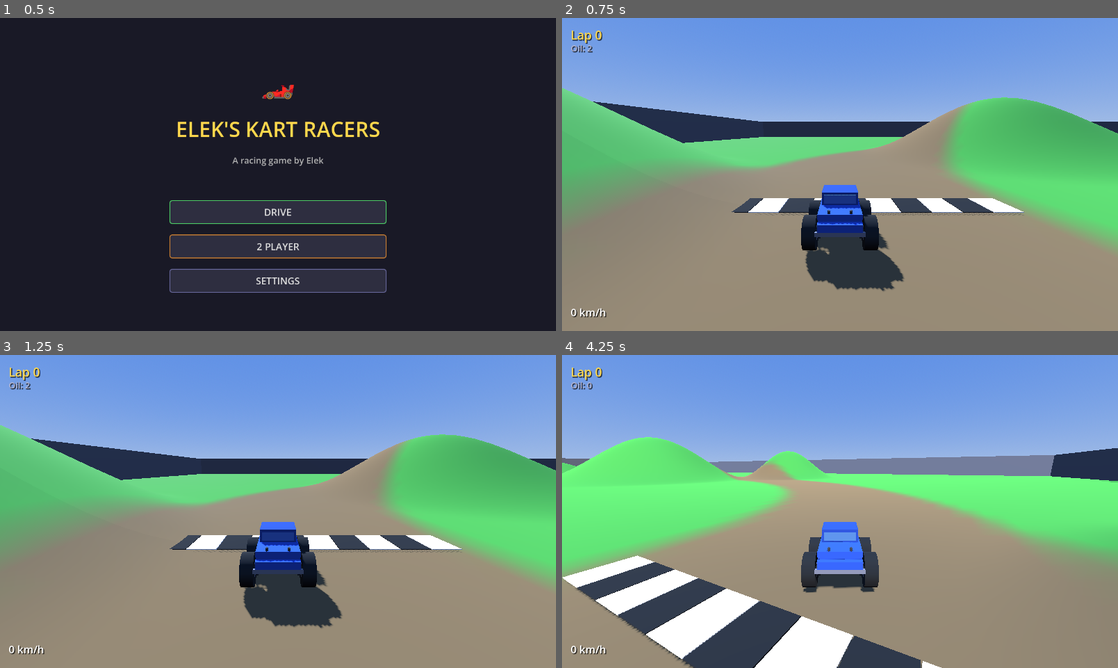
Above: before the commit, frames 1-4 (two rows, left to right).
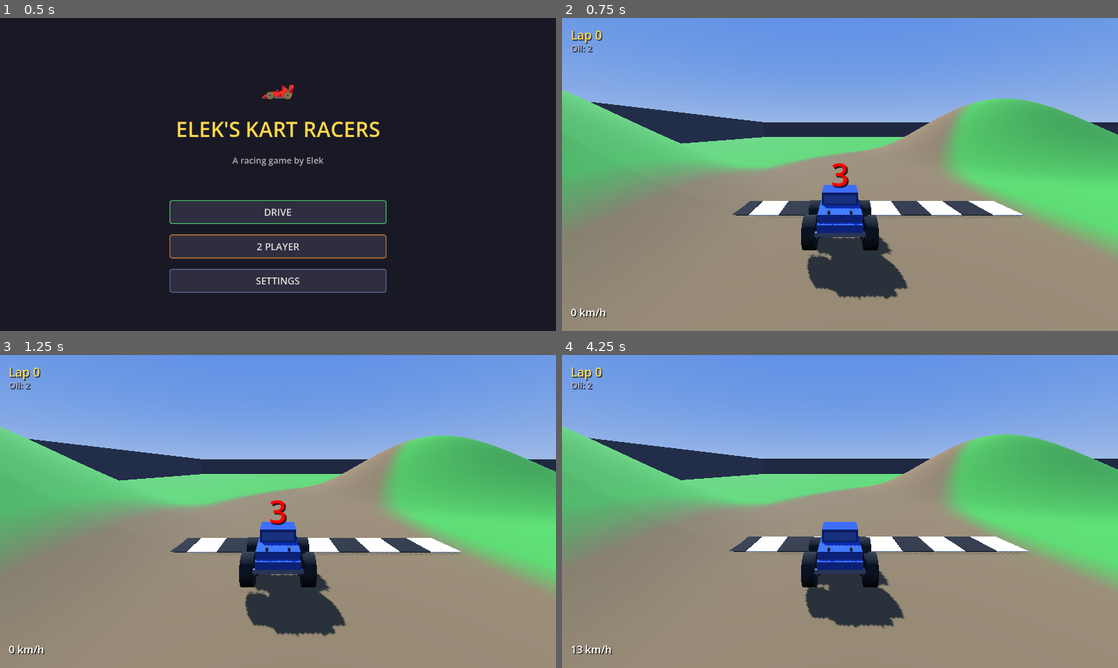
Above: after the commit, the same moments.

Repository: withdoron/Elek-games
Game: Godot game, scene res://node_3d.tscn
The game is run twice, just before and just after one commit, with the same random seed, the same clock (stepped at 60 frames per second) and the same inputs.
Inputs (mouse positions are in pixels of both pictures, inside the frame that each line leads up to):
- Up to frame 1 (0.5 s): no input
- Up to frame 2 (0.75 s): click "DRIVE" at 0.5 s
- Up to frame 3 (1.25 s): no input
- Up to frame 4 (4.25 s): tap Enter at 1.25 s; move the mouse to (867, 511) at 1.27 s; hold E 1.28-2.03 s; hold W (accelerate) from 1.28 s (still down); click (867, 511) at 1.42 s; tap Space at 1.52, 2.27, 3.77 s; move the mouse to (812, 511) at 2.02 s; tap E at 2.1, 3.6 s; move the mouse to (851, 505) at 2.77 s; hold E 2.78-3.53 s; move the mouse to (834, 517) at 3.52 s; click (834, 517) at 3.67 s

Frame 1 is identical in both runs. In frame 2, 2.4% of the frame differs, in the area x 0-100%, y 22-90%; in frame 3, 2.4%; in frame 4, 41%, in the area x 0-100%, y 9-100%.

Commit message:
fix spinout camera, race countdown, working audio
Spinout fix:
- Only body_mesh spins now, not the root node
- Camera stays stable during spinout
- Body rotation resets when spinout ends

Race countdown (MK64 style):
- 3... 2... GO! with red -> yellow -> green colors
- Karts frozen until GO
- Turbo start: press gas between 1.6-2.3s (just before green)
  for a speed boost. Press too early = spin out penalty
- Countdown UI on CanvasLayer 8, auto-removes after 3s

Audio fix:
- Switched from AudioStreamPlayer3D to AudioStreamPlayer
  (non-spatial, always audible regardless of camera/viewport setup)
- Uses encode_s16 for correct byte encoding
- Added 240Hz harmonic for grittier engine sound
- Louder base volume (-6 dB)

Co-Authored-By: Claude Opus 4.6 (1M context) <noreply@anthropic.com>

Diff:
--- a/kart-racers/scripts/main_setup.gd
+++ b/kart-racers/scripts/main_setup.gd
@@ -8,7 +8,15 @@
 var player_count: int = 1
 var split_containers: Array = []
 var hud_nodes: Array = []
-var oil_spills: Array = []  # active oil spill nodes in the world
+var oil_spills: Array = []
+
+# Countdown state
+var countdown_active: bool = false
+var countdown_timer: float = 0.0
+var countdown_phase: int = 0  # 0=wait, 1=red1, 2=red2, 3=green
+var countdown_label: Label
+var countdown_canvas: CanvasLayer
+var gas_pressed_during_countdown: Dictionary = {}  # player_id -> when they pressed gas
 
 const ARENA_SIZE = 200.0
 
@@ -38,9 +46,29 @@
 	get_tree().paused = true
 
 
-func _process(_delta: float) -> void:
+func _process(delta: float) -> void:
 	if get_tree().paused:
 		return
+
+	# --- Countdown logic ---
+	if countdown_active:
+		countdown_timer += delta
+		_update_countdown()
+		# Check if players press gas during countdown (for turbo start)
+		for kart in karts:
+			var device = kart.player_id
+			var gas = false
+			if kart.player_id == 0 and Input.is_action_pressed("accelerate"):
+				gas = true
+			if Input.is_joy_button_pressed(device, JOY_BUTTON_A):
+				gas = true
+			if Input.get_joy_axis(device, JOY_AXIS_TRIGGER_RIGHT) > 0.3:
+				gas = true
+			if gas and kart.player_id not in gas_pressed_during_countdown:
+				gas_pressed_during_countdown[kart.player_id] = countdown_timer
+		return
+
+	# --- Normal game HUD ---
 	for i in range(karts.size()):
 		if karts[i] and i < speedometers.size() and speedometers[i]:
 			var spd = abs(karts[i].speed)
@@ -50,9 +78,79 @@
 		if karts[i] and i < oil_labels.size() and oil_labels[i]:
 			oil_labels[i].text = "Oil: %d" % karts[i].oil_count
 
-	# Check collisions
 	_check_oil_collisions()
 	_check_truck_collisions()
+
+
+func _start_countdown() -> void:
+	countdown_active = true
+	countdown_timer = 0.0
+	countdown_phase = 0
+	gas_pressed_during_countdown.clear()
+
+	# Countdown UI
+	countdown_canvas = CanvasLayer.new()
+	countdown_canvas.name = "CountdownLayer"
+	countdown_canvas.layer = 8
+	add_child(countdown_canvas)
+
+	countdown_label = Label.new()
+	countdown_label.text = ""
+	countdown_label.add_theme_font_size_override("font_size", 72)
+	countdown_label.add_theme_color_override("font_color", Color.RED)
+	countdown_label.add_theme_color_override("font_shadow_color", Color(0, 0, 0, 0.8))
+	countdown_label.add_theme_constant_override("shadow_offset_x", 3)
+	countdown_label.add_theme_constant_override("shadow_offset_y", 3)
+	countdown_label.horizontal_alignment = HORIZONTAL_ALIGNMENT_CENTER
+	countdown_label.vertical_alignment = VERTICAL_ALIGNMENT_CENTER
+	countdown_label.set_anchors_preset(Control.PRESET_CENTER)
+	countdown_label.grow_horizontal = Control.GROW_DIRECTION_BOTH
+	countdown_label.grow_vertical = Control.GROW_DIRECTION_BOTH
+	countdown_label.custom_minimum_size = Vector2(400, 100)
+	countdown_canvas.add_child(countdown_label)
+
+	# Block all kart input
+	for kart in karts:
+		kart.race_started = false
+
+
+func _update_countdown() -> void:
+	# Timeline: 0-1s = red, 1-2s = red, 2-3s = GREEN + GO!
+	var old_phase = countdown_phase
+
+	if countdown_timer < 1.0:
+		countdown_phase = 1
+		countdown_label.text = "3"
+		countdown_label.add_theme_color_override("font_color", Color.RED)
+	elif countdown_timer < 2.0:
+		countdown_phase = 2
+		countdown_label.text = "2"
+		countdown_label.add_theme_color_override("font_color", Color(1.0, 0.8, 0.0))
+	elif countdown_timer < 3.0:
+		if countdown_phase < 3:
+			countdown_phase = 3
+			countdown_label.text = "GO!"
+			countdown_label.add_theme_color_override("font_color", Color.GREEN)
+
+			# Race starts — check for turbo start
+			# Sweet spot: pressed gas between 1.8 and 2.2 (just before green)
+			for kart in karts:
+				kart.race_started = true
+				var pid = kart.player_id
+				if pid in gas_pressed_during_countdown:
+					var press_time = gas_pressed_during_countdown[pid]
+					if press_time >= 1.6 and press_time <= 2.3:
+						# Perfect turbo start!
+						kart.turbo_start()
+					elif press_time < 1.6:
+						# Pressed too early — stall/spin out
+						kart.start_spinout()
+	else:
+		# Countdown done — remove UI
+		countdown_active = false
+		if countdown_canvas:
+			countdown_canvas.queue_free()
+			countdown_canvas = null
 
 
 func _build_world() -> void:
@@ -121,6 +219,9 @@
 
 	get_tree().paused = false
 	Input.mouse_mode = Input.MOUSE_MODE_CAPTURED
+
+	# Start the countdown
+	_start_countdown()
 
 
 func _start_single_player() -> void:
--- a/kart-racers/scripts/player_kart.gd
+++ b/kart-racers/scripts/player_kart.gd
@@ -29,6 +29,9 @@
 var lap_count: int = 0
 var last_half: int = 0
 signal lap_completed(player_id: int, lap: int)
+
+# Race state
+var race_started: bool = false  # blocks input until countdown finishes
 
 # Set by main_setup
 var player_id: int = 0
@@ -56,7 +59,7 @@
 var wheel_meshes: Array = []
 var camera: Camera3D
 var dirt_particles: Array = []
-var engine_audio: AudioStreamPlayer3D
+var engine_audio: AudioStreamPlayer
 var drift_sparks: CPUParticles3D
 
 
@@ -88,19 +91,25 @@
 
 		if spinout_timer <= 0:
 			is_spinning_out = false
+			if body_mesh:
+				body_mesh.rotation.y = 0.0  # reset body spin
 		else:
-			# Spin the truck and slow down
-			rotate_y(12.0 * delta)
+			# Spin only the body mesh, NOT the root (camera stays stable)
+			if body_mesh:
+				body_mesh.rotate_y(12.0 * delta)
 			speed = move_toward(speed, 0.0, 20.0 * delta)
 			var fwd = -transform.basis.z.normalized()
 			global_position += fwd * speed * delta
-			# Wall clamping during spinout
 			global_position.x = clamp(global_position.x, -198.0, 198.0)
 			global_position.z = clamp(global_position.z, -198.0, 198.0)
-			# Ground snap
 			global_position.y = _get_ground_height(global_position.x, global_position.z) + RIDE_HEIGHT
 			_update_visuals(delta, 0.0, false)
 			return
+
+	# --- Wait for race start ---
+	if not race_started:
+		_update_visuals(delta, 0.0, false)
+		return
 
 	# --- Input ---
 	var throttle = 0.0
@@ -292,6 +301,11 @@
 	_update_visuals(delta, steer_input, on_road)
 
 
+func turbo_start() -> void:
+	speed = Settings.max_speed * 0.8
+	drift_boost_timer = 1.0  # 1 second of boost
+
+
 func start_spinout() -> void:
 	is_spinning_out = true
 	spinout_timer = SPINOUT_DURATION
@@ -349,31 +363,38 @@
 # === AUDIO ===
 
 func _setup_engine_audio() -> void:
-	engine_audio = AudioStreamPlayer3D.new()
+	# Use non-3D AudioStreamPlayer — always audible regardless of camera setup
+	engine_audio = AudioStreamPlayer.new()
 	engine_audio.name = "EngineAudio"
-	engine_audio.max_distance = 100.0
 
 	var sample_rate = 22050
-	var samples = int(sample_rate * 0.1)
+	var duration = 0.05  # very short loop for engine drone
+	var samples = int(sample_rate * duration)
+
 	var audio = AudioStreamWAV.new()
 	audio.format = AudioStreamWAV.FORMAT_16_BITS
 	audio.mix_rate = sample_rate
 	audio.stereo = false
 	audio.loop_mode = AudioStreamWAV.LOOP_FORWARD
+	audio.loop_begin = 0
 	audio.loop_end = samples
 
 	var data = PackedByteArray()
 	data.resize(samples * 2)
 	for i in range(samples):
 		var t = float(i) / sample_rate
-		var wave = sin(t * 80.0 * TAU) * 0.4 + sin(t * 160.0 * TAU) * 0.2 + sin(t * 40.0 * TAU) * 0.3
-		var sample_val = int(clamp(wave, -1.0, 1.0) * 16000)
-		data[i * 2] = sample_val & 0xFF
-		data[i * 2 + 1] = (sample_val >> 8) & 0xFF
+		# Mix harmonics for a rough engine sound
+		var wave = sin(t * 80.0 * TAU) * 0.5
+		wave += sin(t * 160.0 * TAU) * 0.25
+		wave += sin(t * 40.0 * TAU) * 0.2
+		# Add some grit
+		wave += sin(t * 240.0 * TAU) * 0.1
+		var sample_val = int(clamp(wave, -1.0, 1.0) * 24000)
+		data.encode_s16(i * 2, sample_val)
 
 	audio.data = data
 	engine_audio.stream = audio
-	engine_audio.volume_db = -8.0
+	engine_audio.volume_db = -6.0
 	add_child(engine_audio)
 	engine_audio.play()
 
